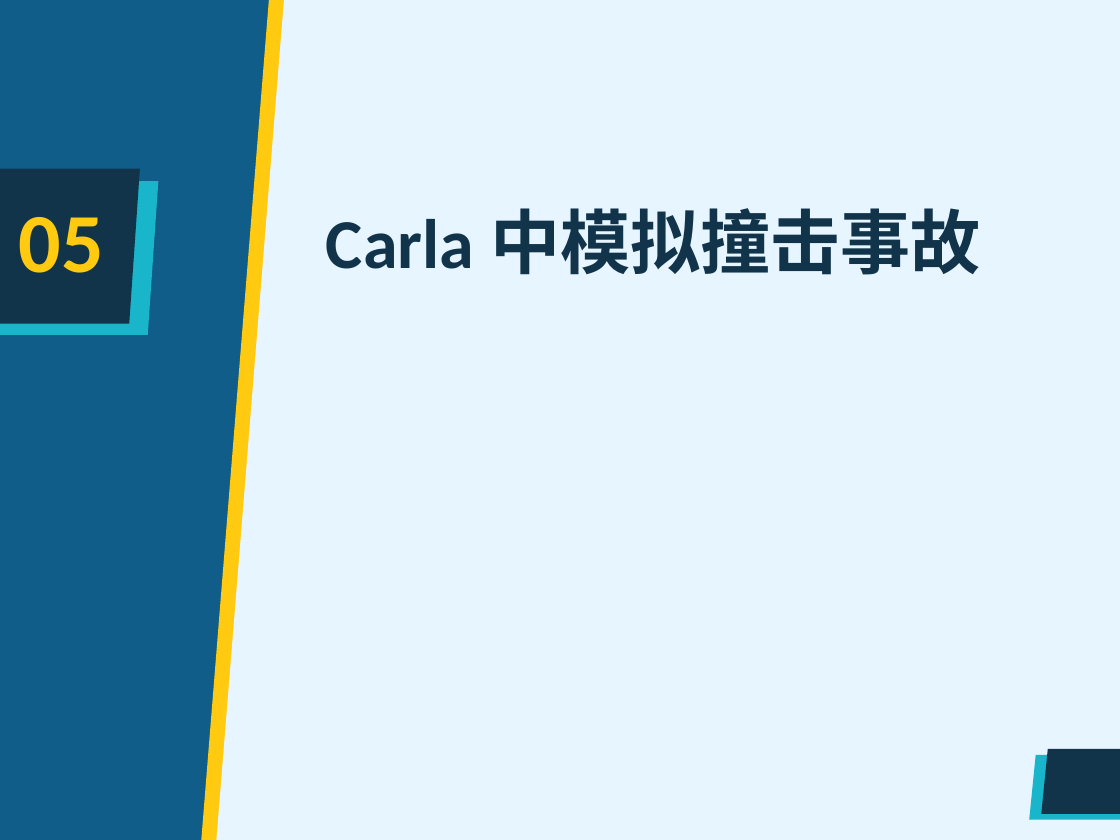
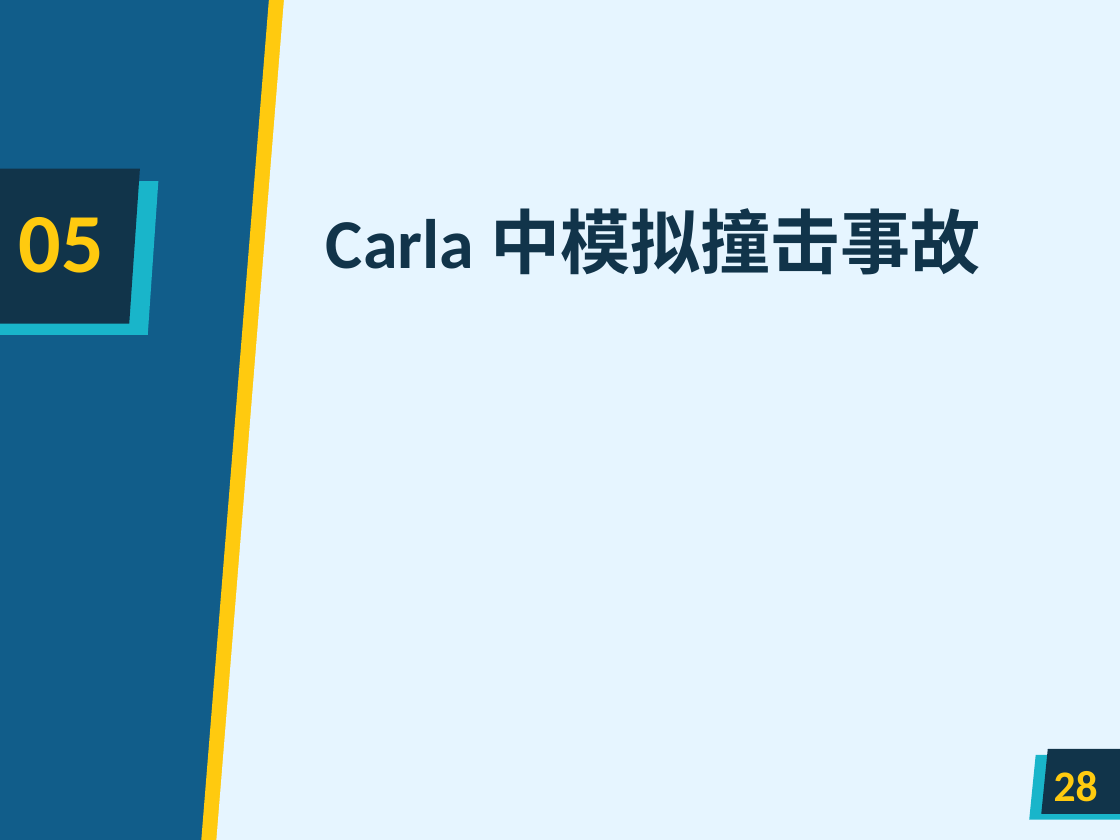
Before and after one commit to cocin-q/AutonomousDrivingSafetyTest, a slide deck: slide 28 of 结题/工程实践结题答辩.pptx. Drawn at 1120x840 pixels with LibreOffice and Linux fonts; fonts in the diff are those of the drawing; background and template pictures are left out. Boxes give left, top, right and bottom in pixels: in the first picture for what was removed or moved away, otherwise in the second. Text is boxed around its words. In the diff, an @@ line names an element or a change of style, - is before the commit and + after.

```diff
--- a/结题/工程实践结题答辩.pptx
+++ b/结题/工程实践结题答辩.pptx
@@ page number added at (1054,771,1098,802), 28 pt, text #FFCA0F, bold @@
+28
```
Also in this commit, not shown: 1 other slide changed.
